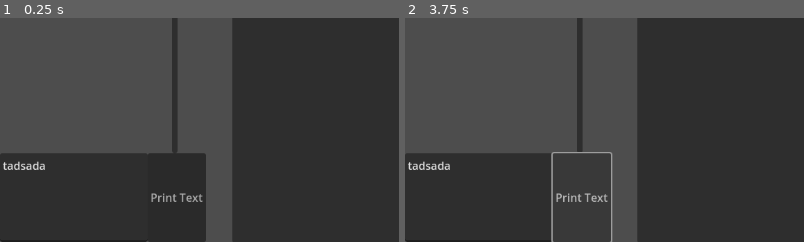
Above: before the commit, frames 1-2 (left to right).
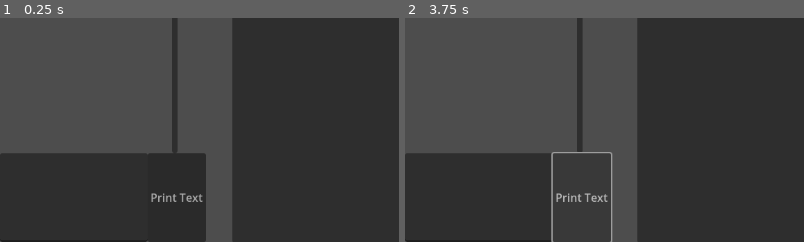
Above: after the commit, the same moments.

Repository: Random31234/huge-numbers-2.0
Game: Godot game, scene res://scenes/main.tscn
The game is run twice, just before and just after one commit, with the same random seed, the same clock (stepped at 60 frames per second) and the same inputs. The project has no main scene, so this scene is started directly.
Inputs (mouse positions are % of the whole screen's width and height, from its top left):
- Up to frame 1 (0.25 s): no input
- Up to frame 2 (3.75 s): click (86, 7) at 0.52 s; type "12" at 0.6 s; click (95, 7) at 0.75 s; type "12" at 0.83 s; click (91, 12) at 0.98 s; type "Alex" at 1.07 s; click (87, 40) at 1.27 s; type "12" at 1.35 s; click (95, 40) at 1.5 s; type "12" at 1.58 s; click "Press to create new stat" at 2 s; click "Press to create new stat" at 2.75 s; click "Print Text" at 3.5 s
The pictures show only the part of the screen within x 0-50%, y 50-100%; the shares and areas given below are measured in that part.

The runs differ from the first frame. In frame 1, 0.2% of the frame differs, in the area x 0-12%, y 63-68%; in frame 2, 0.2%.

Commit message:
Update main.tscn

Diff:
--- a/scenes/main.tscn
+++ b/scenes/main.tscn
@@ -27,7 +27,6 @@
 offset_top = 520.0
 offset_right = 213.0
 offset_bottom = 648.0
-text = "tadsada"
 
 [node name="Button" type="Button" parent="Output System"]
 modulate = Color(0.768627, 0.768627, 0.768627, 1)
